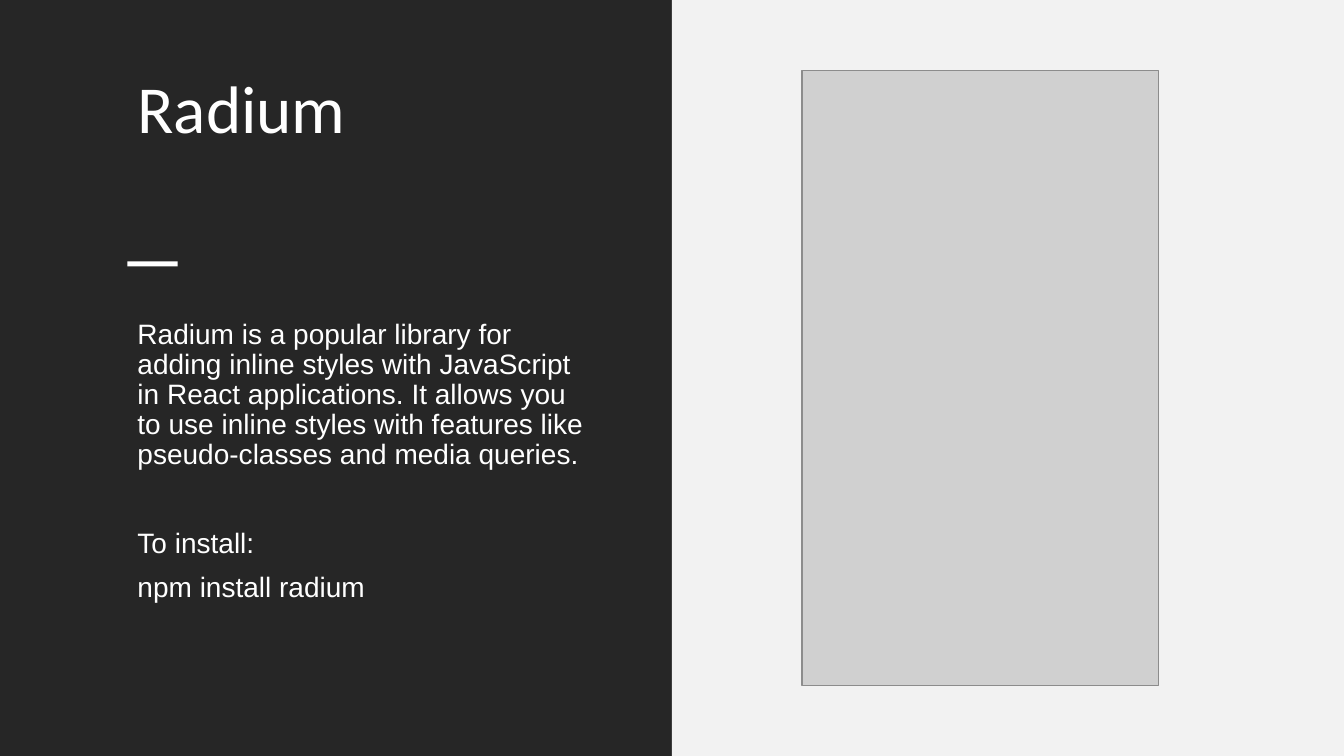
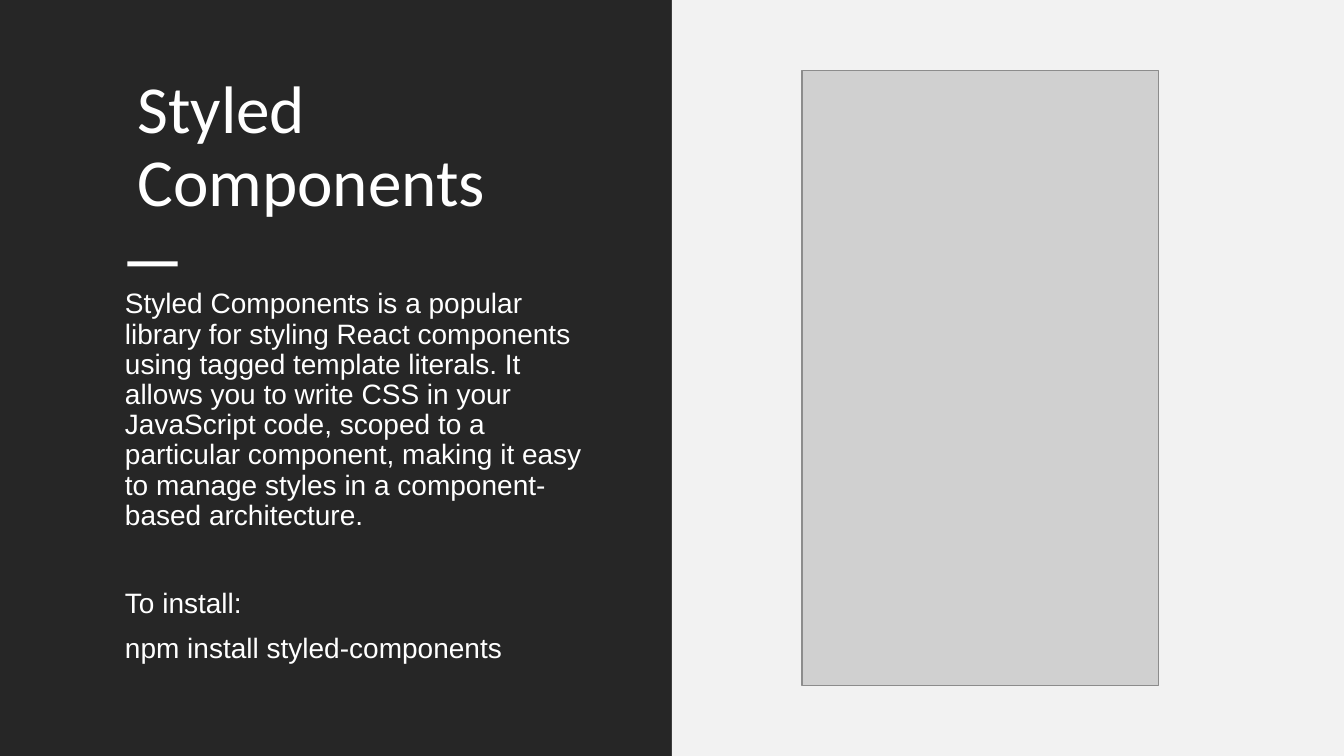
Before and after one commit to SivaPrasannaS/skg, a slide deck: slide 31 of react/study_materials/React.pptx. Drawn at 1344x756 pixels with LibreOffice and Linux fonts; fonts in the diff are those of the drawing; grey boxes stand for pictures. Boxes give left, top, right and bottom in pixels: in the first picture for what was removed or moved away, otherwise in the second. Text is boxed around its words. In the diff, an @@ line names an element or a change of style, - is before the commit and + after.

Commit message:
Updated content in react ppt

```diff
--- a/react/study_materials/React.pptx
+++ b/react/study_materials/React.pptx
@@ title at bbox=[137, 86, 485, 217]: text changed @@
-Radium
+Styled Components
@@ text "Styled Components is a popular ...": place and size @@
-text "Styled Components is a popular ..." at bbox=[137, 323, 583, 602]
+text "Styled Components is a popular ..." at bbox=[125, 292, 581, 663]
@@ text at bbox=[125, 292, 581, 526]: text changed @@
-Radium is a popular library for adding inline styles with JavaScript in React applications. It allows you to use inline styles with features like pseudo-classes and media queries.
+Styled Components is a popular library for styling React components using tagged template literals. It allows you to write CSS in your JavaScript code, scoped to a particular component, making it easy to manage styles in a component-based architecture.
@@ text at bbox=[125, 637, 502, 663]: text changed @@
-npm install radium
+npm install styled-components
```
Also in this commit, not shown: 3 other slides changed, 6 other files.
